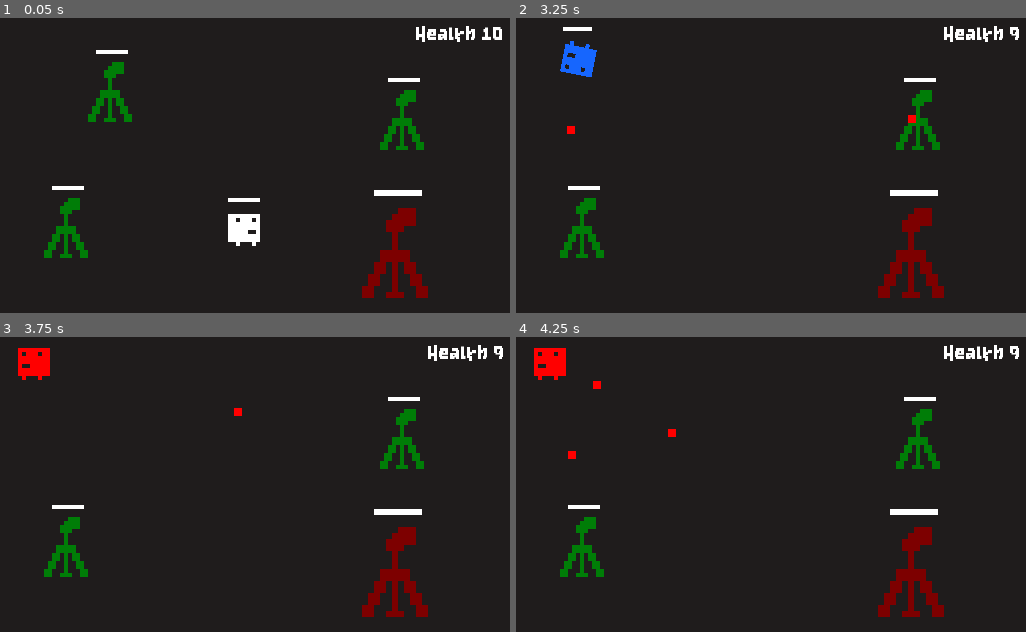
Above: before the commit, frames 1-4 (two rows, left to right).
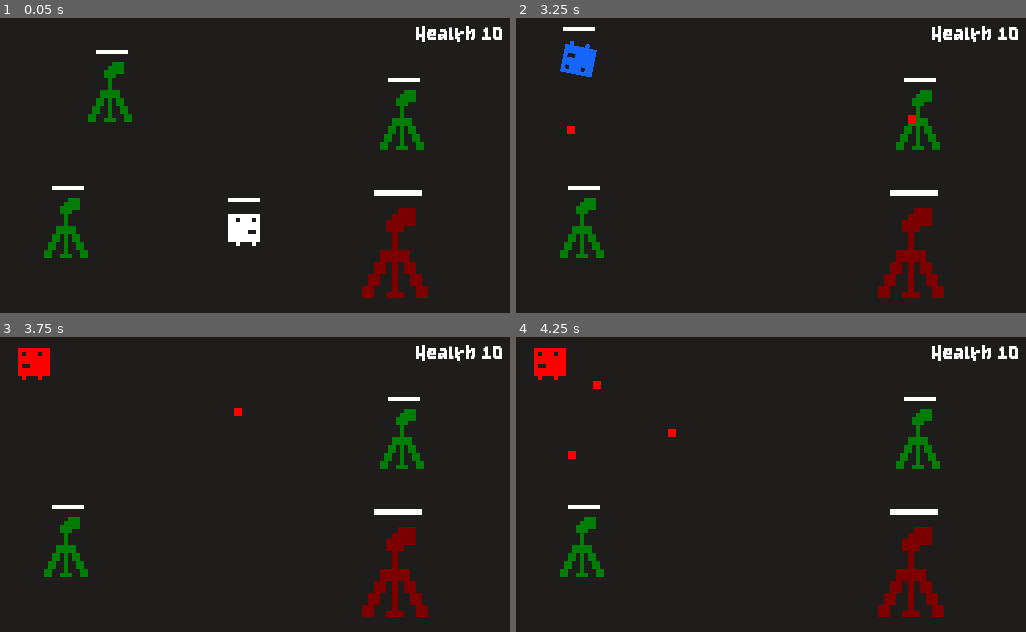
Above: after the commit, the same moments.

Repository: mikemherron/AC31009-GodotStateExample
Game: Godot game, scene res://Game.tscn
The game is run twice, just before and just after one commit, with the same random seed, the same clock (stepped at 60 frames per second) and the same inputs.
Inputs (mouse positions are in pixels of both pictures, inside the frame that each line leads up to):
- Up to frame 1 (0.05 s): no input
- Up to frame 2 (3.25 s): move the mouse to (883, 153) at 0.52 s; hold Right (ui_right) 0.53-1.28 s; hold Space (charge) 0.53-1.28 s; tap Enter at 1.25 s; move the mouse to (669, 183) at 1.27 s; hold Down (ui_down) 1.28-2.03 s; click (669, 183) at 1.35 s; move the mouse to (822, 100) at 2.02 s; hold Right (ui_right) 2.03-2.78 s; hold Space (charge) 2.03-2.78 s; move the mouse to (745, 227) at 2.77 s; hold Up (ui_up) from 2.78 s (still down); click (745, 227) at 2.85 s
- Up to frame 3 (3.75 s): move the mouse to (408, 531) at 3.52 s; release Up (ui_up) at 3.53 s; hold Left (ui_left) from 3.53 s (still down); hold Space (charge) from 3.53 s (still down)
- Up to frame 4 (4.25 s): keep holding Left (ui_left); keep holding Space (charge)

Frame 1 is identical in both runs. In frame 2, 0.4% of the frame differs, in the area x 14-99%, y 2-9%; in frame 3, 0.4%; in frame 4, 0.4%.

Commit message:
Minor fixes

Diff:
--- a/Bullet.gd
+++ b/Bullet.gd
@@ -13,7 +13,7 @@
 	position += direction * speed * delta
 
 func on_body_entered(body: Node):
-	if body.is_queued_for_deletion():
+	if !is_instance_valid(body):
 		return
 	if body.is_in_group("player") && bullet_owner.is_in_group("turret"):
 		body.hit()
--- a/Game.tscn
+++ b/Game.tscn
@@ -101,7 +101,7 @@
 [node name="AnimatedSprite" type="AnimatedSprite" parent="Player"]
 frames = SubResource( 1 )
 animation = "right"
-frame = 1
+frame = 3
 playing = true
 
 [node name="CollisionShape2D" type="CollisionShape2D" parent="Player"]
--- a/Player.gd
+++ b/Player.gd
@@ -92,7 +92,8 @@
 		animation.play("idle")
 
 func hit() -> void:
-
+	if is_dashing:
+		return
 	health.take_damage()
 	if health.health>0:
 		$HitSound.play()
